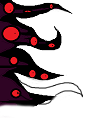
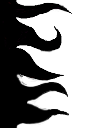
Two versions of the same layered image (96×128). Layer-by-layer changes:
painted on "Temp copy" over [0, 0, 83, 128]
hid "Background" over [0, 0, 83, 128]
